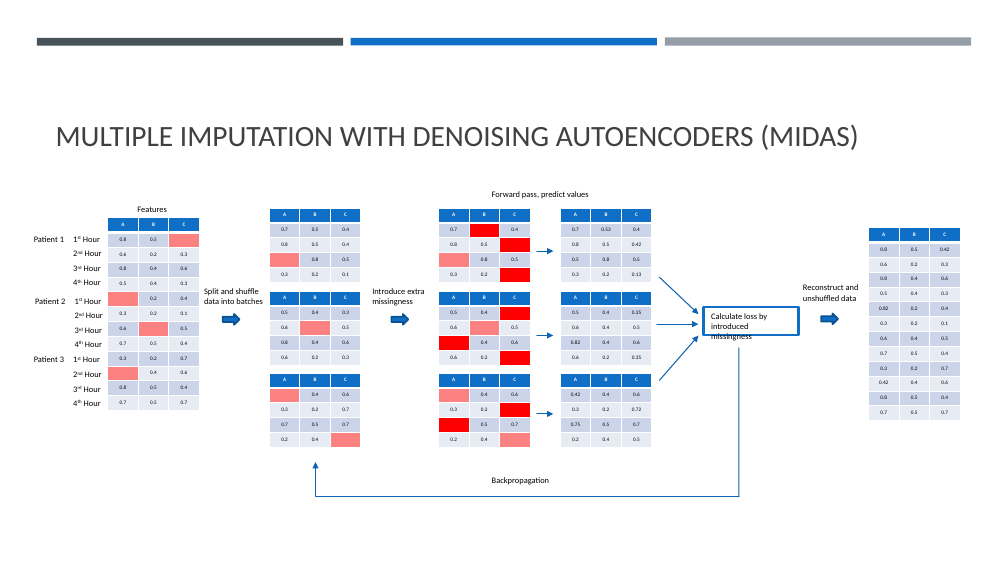
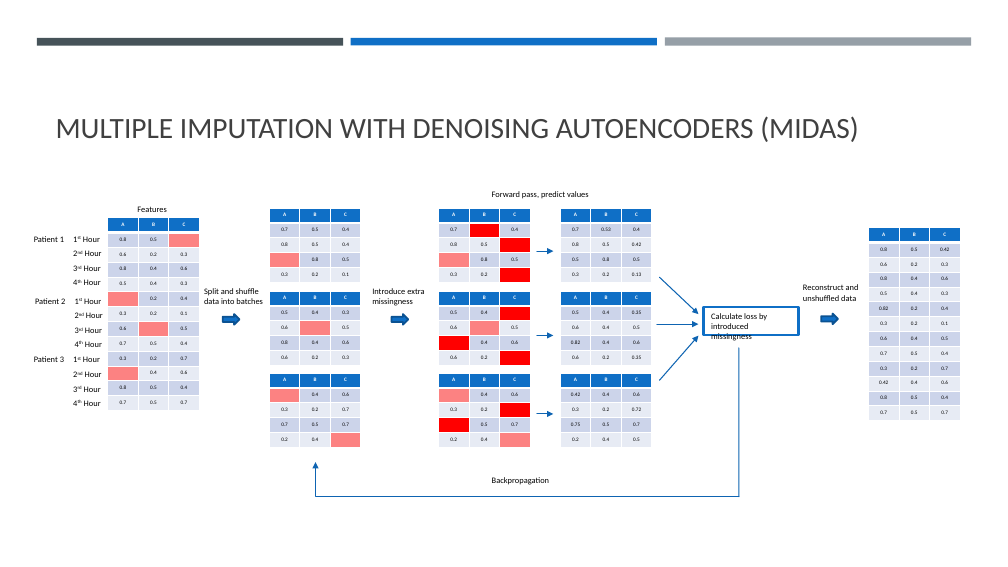
Before and after one commit to llhtoby/MIMIC-III-ML, a slide deck: slide 13 of presentation/Final Presentation.pptx (slide 9 before the commit). Drawn at 1008x567 pixels with LibreOffice and Linux fonts; fonts in the diff are those of the drawing. Boxes give left, top, right and bottom in pixels: in the first picture for what was removed or moved away, otherwise in the second. Text is boxed around its words. In the diff, an @@ line names an element or a change of style, - is before the commit and + after.

```diff
--- a/presentation/Final Presentation.pptx
+++ b/presentation/Final Presentation.pptx
@@ title "MULTIPLE IMPUTATION WITH DENOISING AUTOENCODERS ...": place and size @@
-title "MULTIPLE IMPUTATION WITH DENOISING AUTOENCODERS ..." at [56,124,858,150]
+title "MULTIPLE IMPUTATION WITH DENOISING AUTOENCODERS ..." at [56,116,858,142]
```
Also in this commit, not shown: 4 other slides changed, 20 slides added, 8 slides removed, 49 other files.
